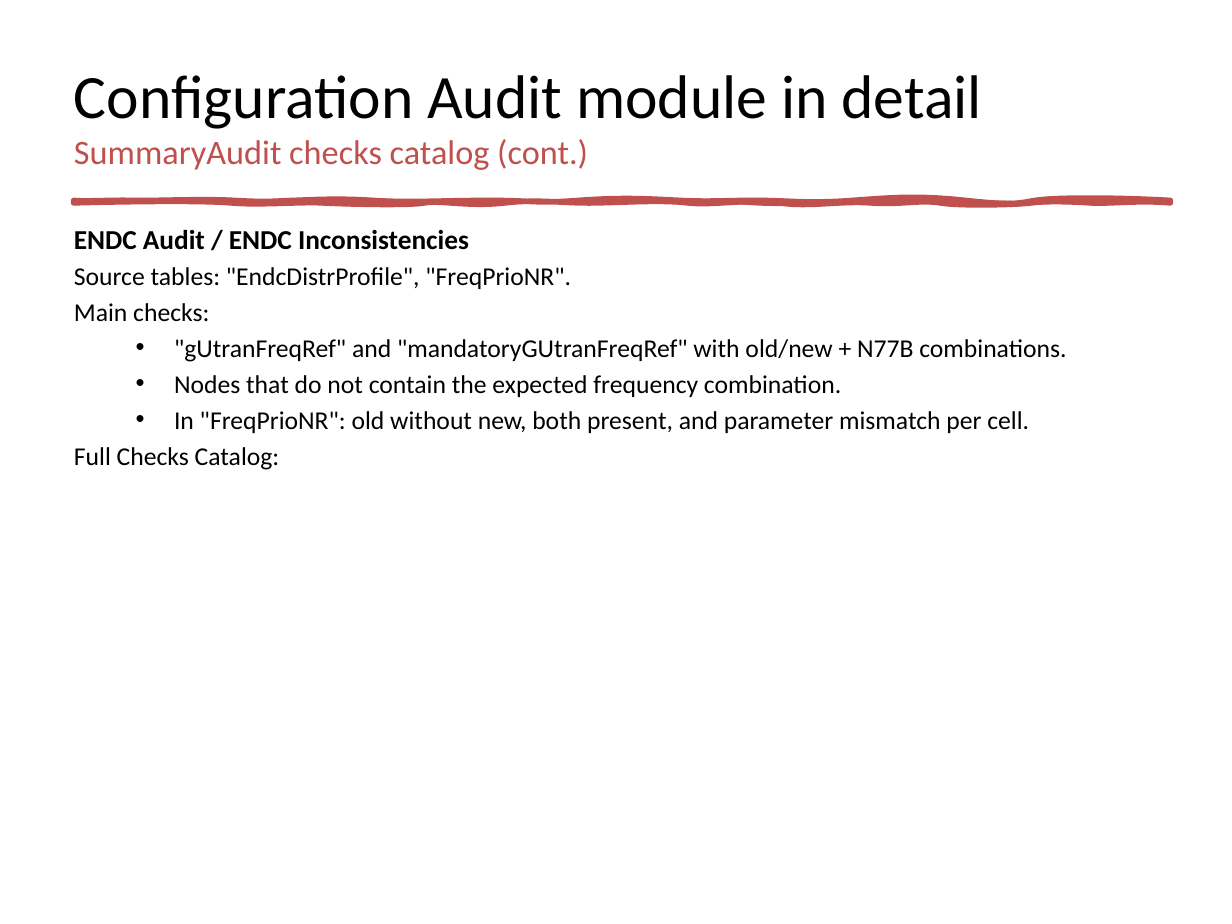
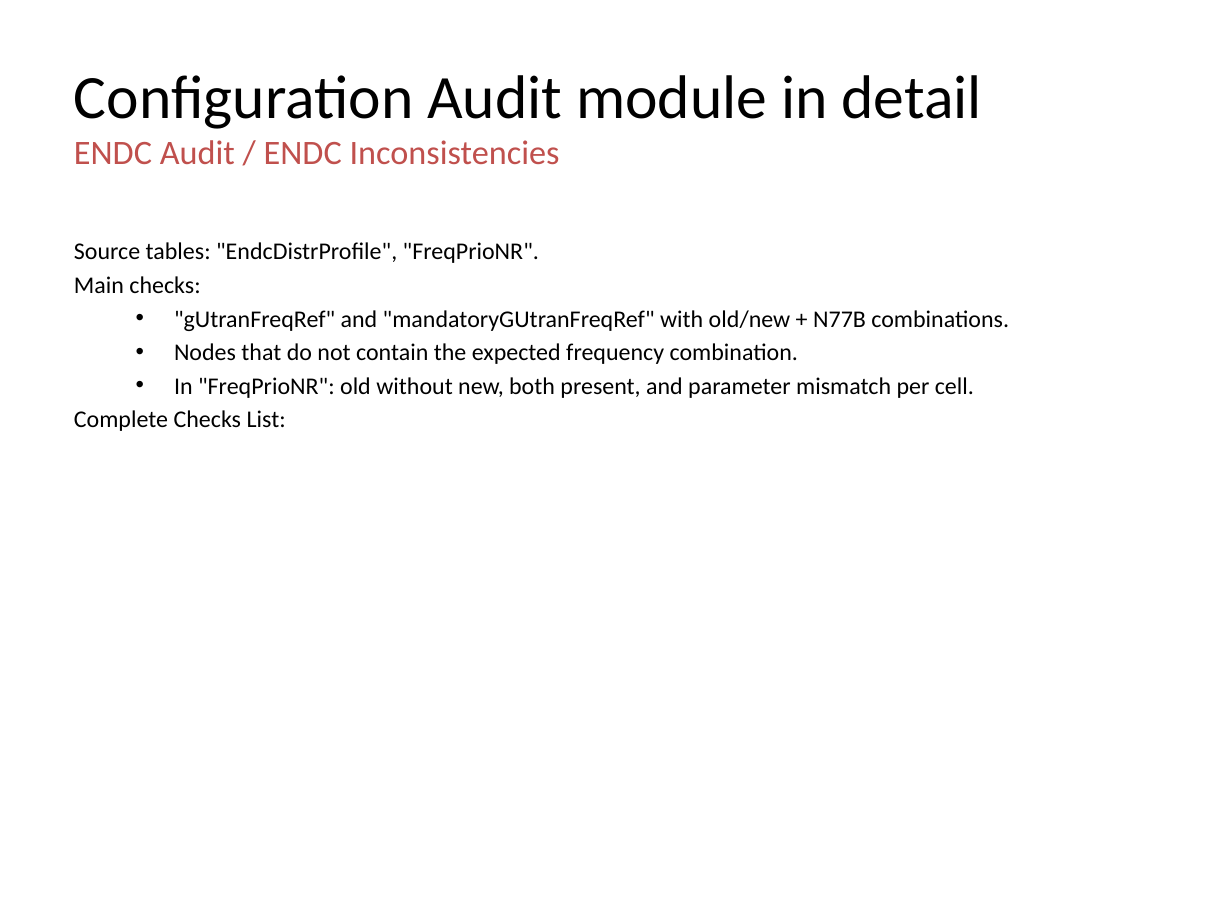
Before and after one commit to jaimetur/SSB_RetuningAutomations, a slide deck: slide 28 of help/User-Guide-SSB-Retuning-Automations-v0.7.4.pptx (slide 26 before the commit). Drawn at 1232x924 pixels with LibreOffice and Linux fonts; fonts in the diff are those of the drawing; background and template pictures are left out. Boxes give left, top, right and bottom in pixels: in the first picture for what was removed or moved away, otherwise in the second. Text is boxed around its words. In the diff, an @@ line names an element or a change of style, - is before the commit and + after.

Commit message:
Updated Technical User Guides to include the Check catalog of SummaryAudit table (with tips)

```diff
--- a/help/User-Guide-SSB-Retuning-Automations-v0.7.4.pptx
+++ b/help/User-Guide-SSB-Retuning-Automations-v0.7.4.pptx
@@ title at (x1=74, y1=140, x2=560, y2=165): text changed @@
-SummaryAudit checks catalog (cont.)
+ENDC Audit / ENDC Inconsistencies
@@ freeform shape removed at (x1=74, y1=201, x2=1170, y2=203) @@
@@ text "Source tables: "EndcDistrProfile", "FreqPrioNR"." moved from (x1=74, y1=229, x2=1066, y2=470) to (x1=74, y1=242, x2=1009, y2=431) @@
@@ text at (x1=74, y1=229, x2=469, y2=250): paragraph removed @@
-ENDC Audit / ENDC Inconsistencies
@@ text at (x1=74, y1=242, x2=1009, y2=398): size 15 to 14 pt @@
@@ text at (x1=74, y1=410, x2=286, y2=431): text changed; size 15 to 14 pt @@
-Full Checks Catalog:
+Complete Checks List:
```
Also in this commit, not shown: 46 other slides changed, 5 slides added, 1 slide removed, 6 other files.
